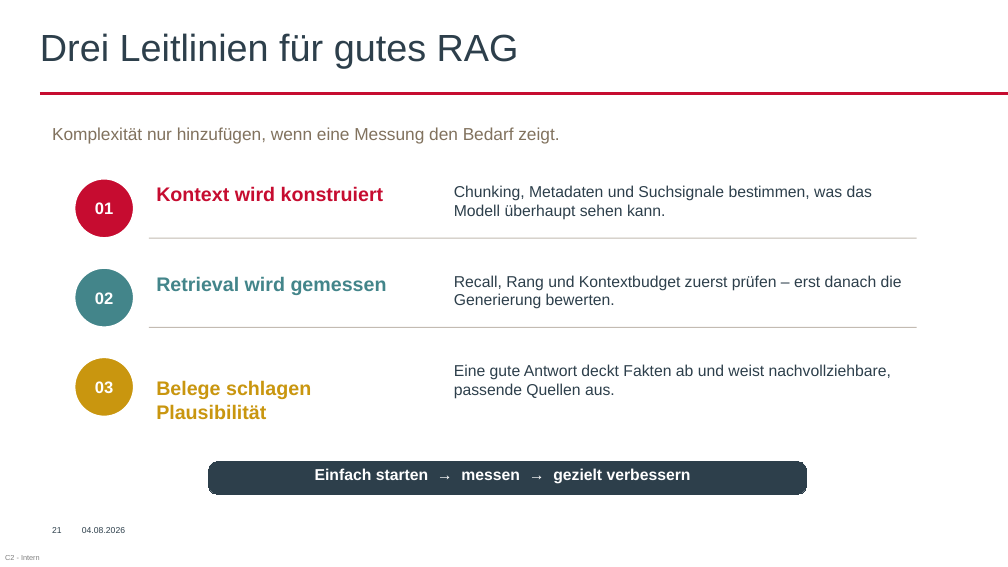
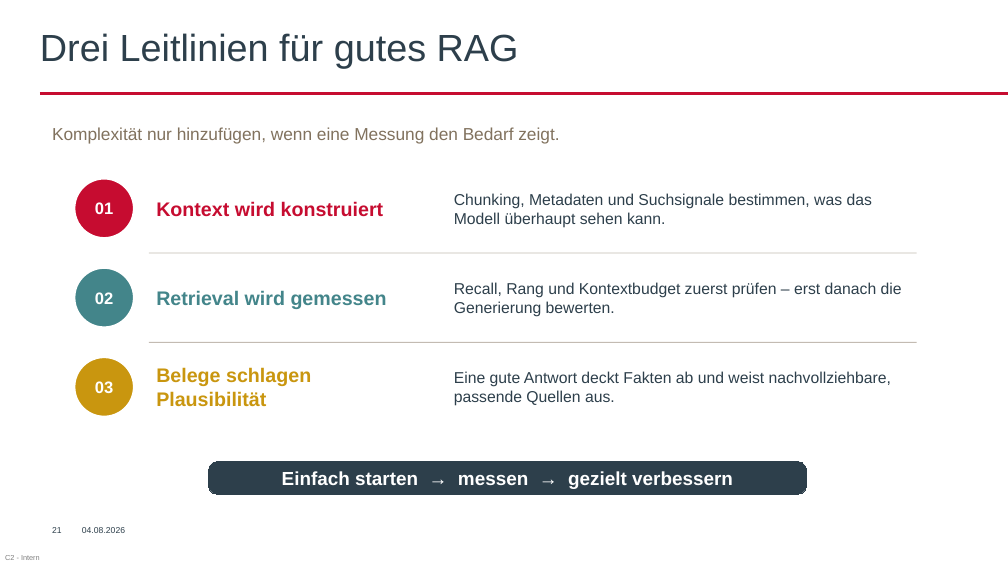
Before and after one commit to AkrosAG/RAG-Workshop, a slide deck: slide 26 of RAG_Workshop.pptx. Drawn at 1008x567 pixels with LibreOffice and Linux fonts; fonts in the diff are those of the drawing; background and template pictures are left out. Boxes give left, top, right and bottom in pixels: in the first picture for what was removed or moved away, otherwise in the second. Text is boxed around its words. In the diff, an @@ line names an element or a change of style, - is before the commit and + after.

```diff
--- a/RAG_Workshop.pptx
+++ b/RAG_Workshop.pptx
@@ text "Chunking, Metadaten und Suchsignale bestimmen, ...": place and size @@
-text "Chunking, Metadaten und Suchsignale bestimmen, ..." at [454,185,872,220]
+text "Chunking, Metadaten und Suchsignale bestimmen, ..." at [454,193,872,228]
@@ vertical alignment top to middle in 3 elements at [156,367,311,407], [156,201,384,217], [156,290,387,309] @@
@@ line moved from (149, 238) - (917, 238) to (149, 253) - (917, 253) @@
@@ text "Recall, Rang und Kontextbudget zuerst ...": place and size @@
-text "Recall, Rang und Kontextbudget zuerst ..." at [454,275,902,309]
+text "Recall, Rang und Kontextbudget zuerst ..." at [454,282,902,317]
@@ text "Belege schlagen Plausibilität": place and size @@
-text "Belege schlagen Plausibilität" at [156,380,311,420]
+text "Belege schlagen Plausibilität" at [156,367,311,407]
@@ line moved from (149, 327) - (917, 327) to (149, 343) - (917, 343) @@
@@ text "Eine gute Antwort deckt Fakten ...": place and size @@
-text "Eine gute Antwort deckt Fakten ..." at [454,364,891,399]
+text "Eine gute Antwort deckt Fakten ..." at [454,371,891,406]
@@ text in rounded rectangle at [282,471,733,489]: text added @@
+Einfach starten → messen → gezielt verbessern
@@ text removed at [315,468,691,484] @@
-Einfach starten → messen → gezielt verbessern
```
Also in this commit, not shown: 2 other slides changed.
